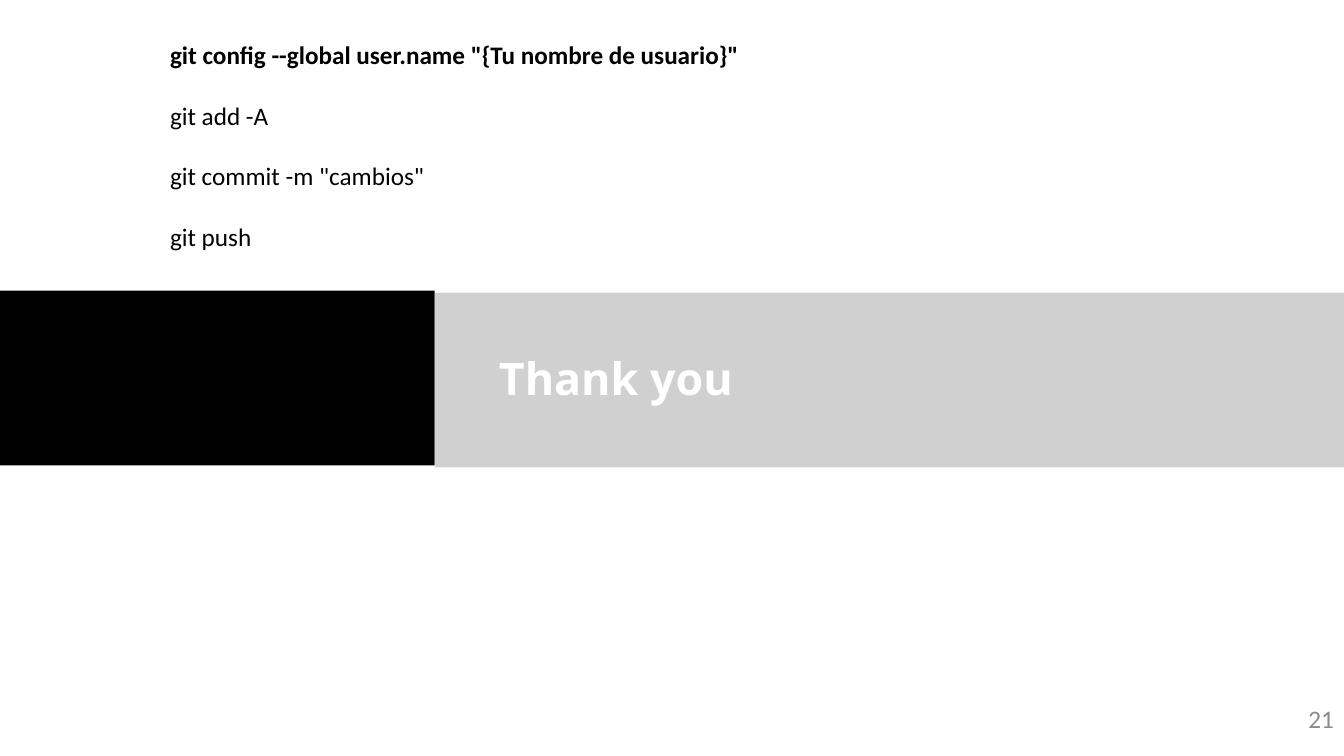
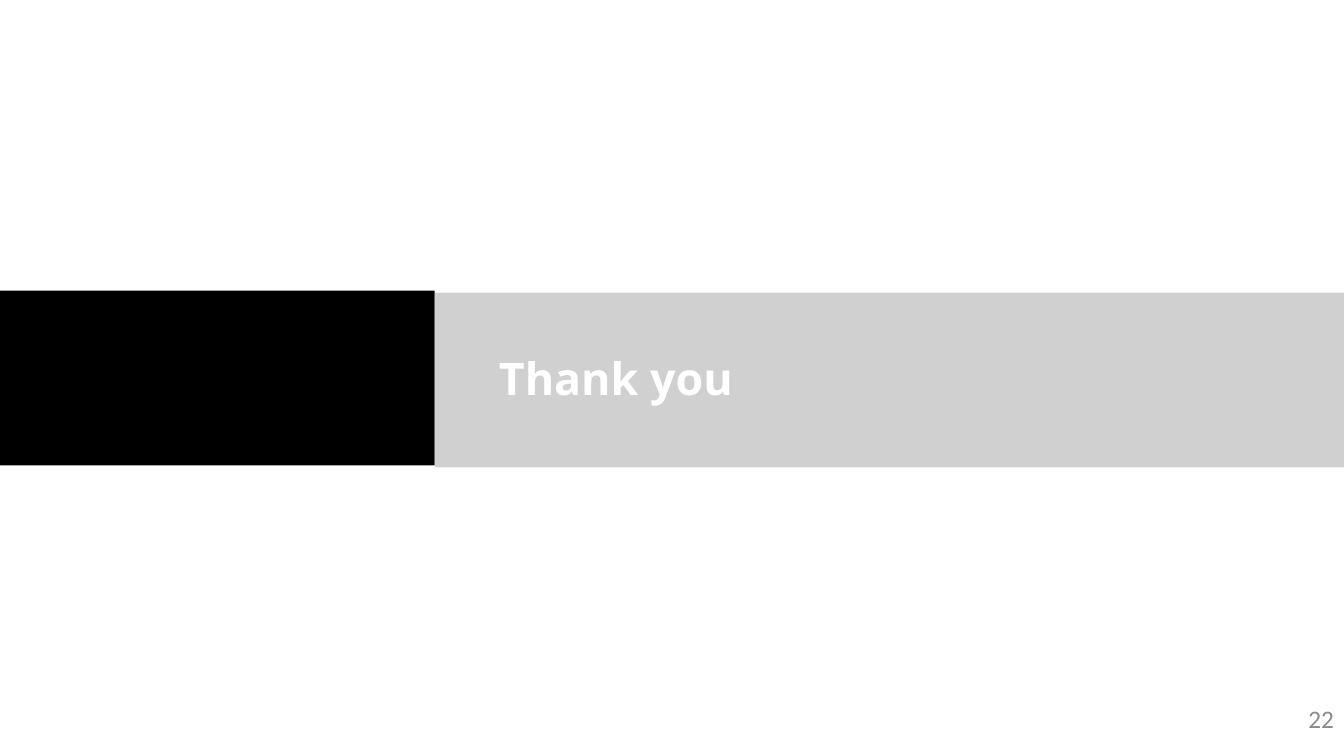
Before and after one commit to cccanvas-upv/cifoin-lab1, a slide deck: slide 22 of LabBook_10.pptx (slide 21 before the commit). Drawn at 1344x756 pixels with LibreOffice and Linux fonts; fonts in the diff are those of the drawing; grey boxes stand for pictures; background and template pictures are left out. Boxes give left, top, right and bottom in pixels: in the first picture for what was removed or moved away, otherwise in the second. Text is boxed around its words. In the diff, an @@ line names an element or a change of style, - is before the commit and + after.

```diff
--- a/LabBook_10.pptx
+++ b/LabBook_10.pptx
@@ text removed at <box>170,45,739,251</box> @@
-git config --global user.name "{Tu nombre de usuario}"
-git add -A
-git commit -m "cambios"
-git push
@@ page number at <box>1308,712,1334,728</box>: text changed @@
-21
+22
```
Also in this commit, not shown: 5 other slides changed, 2 slides added, 1 slide removed.
